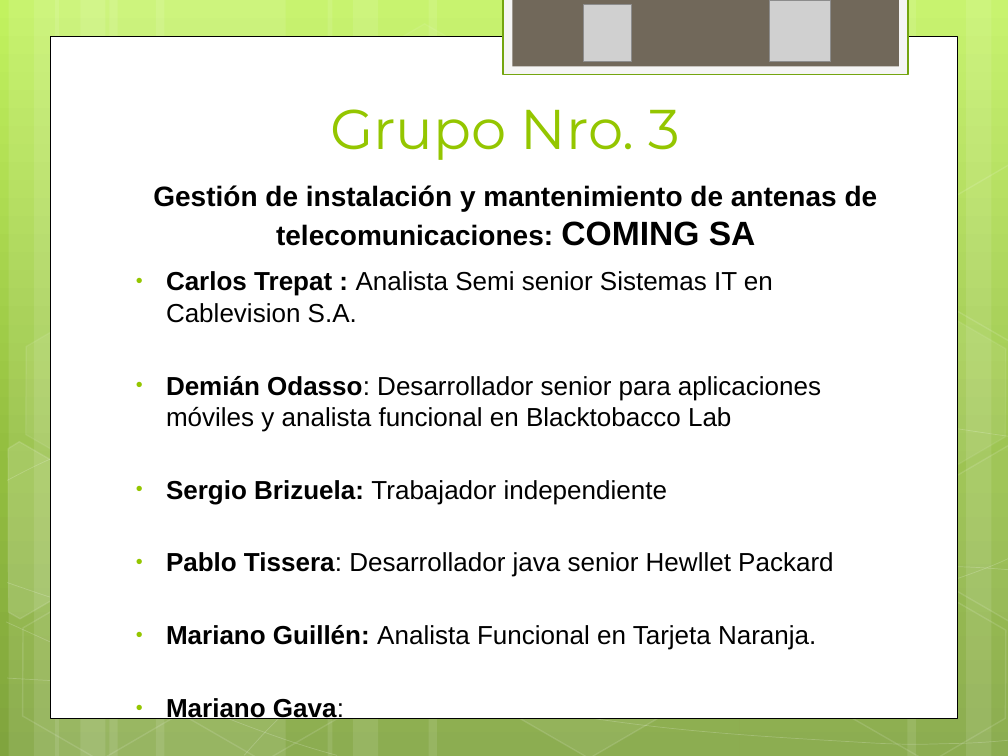
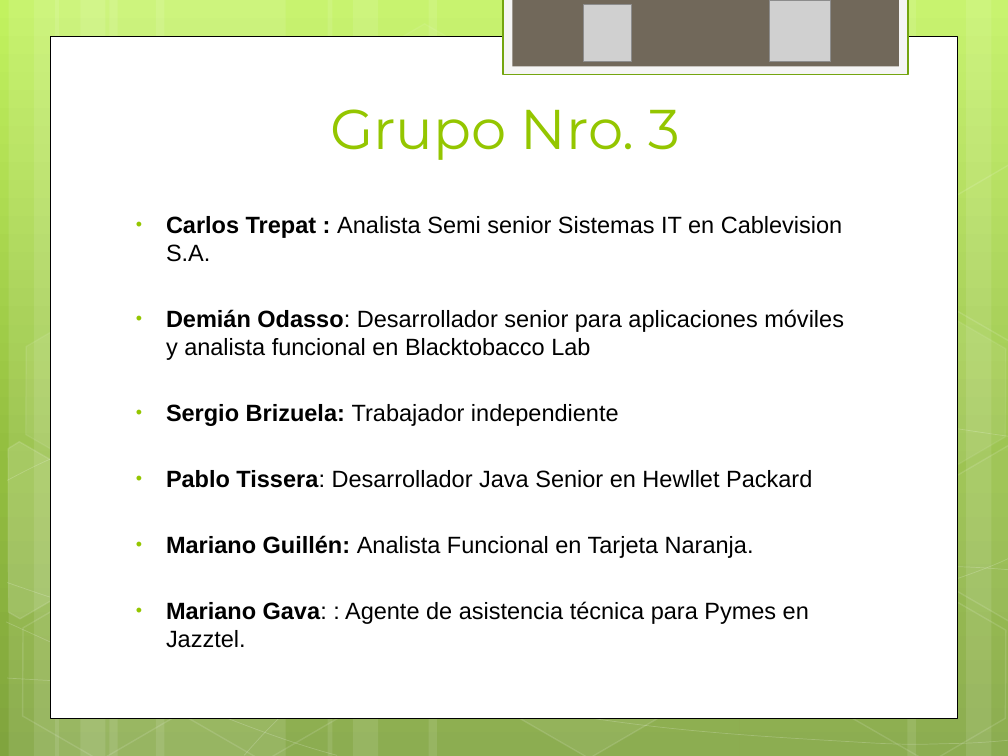
Before and after one commit to ptissera/habilitacion-profesional-2012-4k4, a slide deck: slide 2 of Documentacion/Proyecto/Presentacion Final/Exposicion Final.pptx. Drawn at 1008x756 pixels with LibreOffice and Linux fonts; fonts in the diff are those of the drawing; grey boxes stand for pictures. Boxes give left, top, right and bottom in pixels: in the first picture for what was removed or moved away, otherwise in the second. Text is boxed around its words. In the diff, an @@ line names an element or a change of style, - is before the commit and + after.

```diff
--- a/Documentacion/Proyecto/Presentacion Final/Exposicion Final.pptx
+++ b/Documentacion/Proyecto/Presentacion Final/Exposicion Final.pptx
@@ text "Carlos Trepat : Analista Semi ...": place and size @@
-text "Carlos Trepat : Analista Semi ..." at (166, 271, 833, 650)
+text "Carlos Trepat : Analista Semi ..." at (166, 216, 844, 648)
@@ text removed at (153, 185, 878, 246) @@
-Gestión de instalación y mantenimiento de antenas de telecomunicaciones: COMING SA
@@ text at (166, 216, 844, 558): size 18.6 to 16.8 pt in "Carlos Trepat : Analista Semi senior Sistemas ...", "Demián Odasso: Desarrollador senior para aplicaciones móvile ...", "Sergio Brizuela: Trabajador independiente", "Mariano Guillén: Analista Funcional en Tarjeta Naranja." @@
@@ text at (166, 470, 812, 488): text changed; size 18.6 to 16.8 pt @@
-• Pablo Tissera: Desarrollador java senior Hewllet Packard
+• Pablo Tissera: Desarrollador Java Senior en Hewllet Packard
@@ text at (166, 601, 809, 648): text changed; size 18.6 to 16.8 pt; bold off @@
-• Mariano Gava:
+• Mariano Gava: : Agente de asistencia técnica para Pymes en Jazztel.
```
Also in this commit, not shown: 13 other slides changed, 3 slides added, 11 slides removed.
